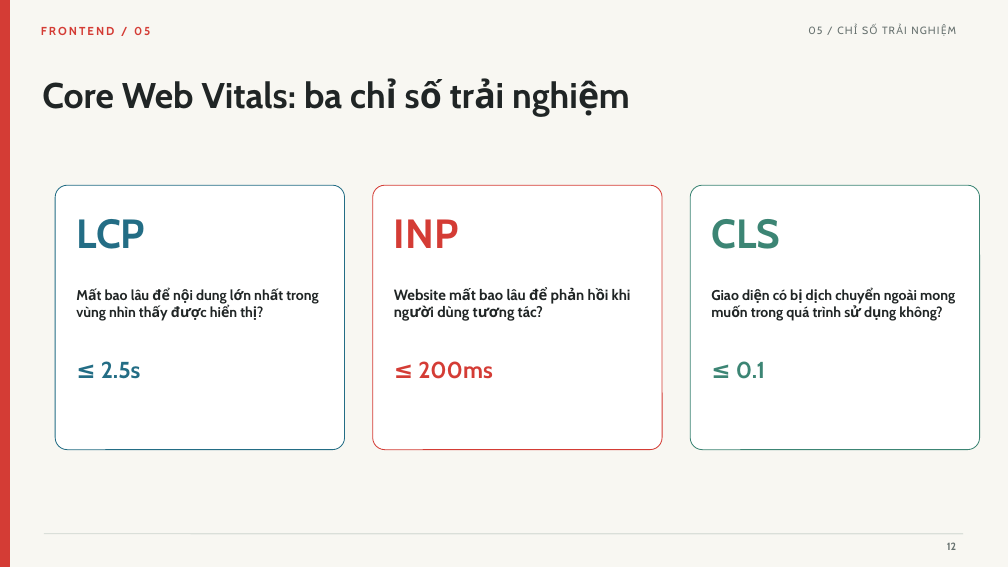
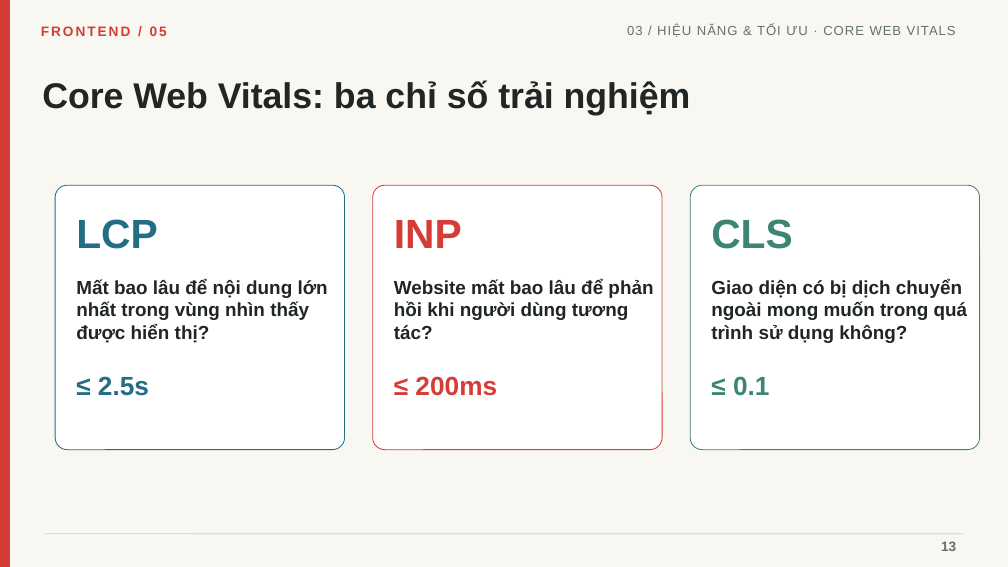
Before and after one commit to linhtn-spec/seminar-nextjs, a slide deck: slide 13 of Seminar_05_Frontend_Roadmap_Tieng_Viet_Da_Chinh_Sua.pptx (slide 12 before the commit). Drawn at 1008x567 pixels with LibreOffice and Linux fonts; fonts in the diff are those of the drawing. Boxes give left, top, right and bottom in pixels: in the first picture for what was removed or moved away, otherwise in the second. Text is boxed around its words. In the diff, an @@ line names an element or a change of style, - is before the commit and + after.

```diff
--- a/Seminar_05_Frontend_Roadmap_Tieng_Viet_Da_Chinh_Sua.pptx
+++ b/Seminar_05_Frontend_Roadmap_Tieng_Viet_Da_Chinh_Sua.pptx
@@ text "FRONTEND / 05" at box(41, 26, 167, 36): size 11 to 13 pt, font Cabin to Arial @@
@@ text added at box(627, 25, 956, 37), 12.5 pt, text #66706E @@
+03 / HIỆU NĂNG & TỐI ƯU · CORE WEB VITALS
@@ text removed at box(808, 26, 822, 34) @@
-05 / CHỈ SỐ TRẢI NGHIỆM
@@ font Cabin to Arial in 4 elements at box(42, 80, 691, 115), box(76, 219, 157, 249), box(394, 220, 462, 248), box(711, 219, 792, 249) @@
@@ text "Mất bao lâu để nội ...": place and size @@
-text "Mất bao lâu để nội ..." at box(76, 287, 318, 321)
+text "Mất bao lâu để nội ..." at box(76, 279, 328, 343)
@@ text "Mất bao lâu để nội ..." at box(76, 279, 328, 343): size 13.5 to 18 pt, font Cabin to Arial @@
@@ text "Website mất bao lâu để ...": place and size @@
-text "Website mất bao lâu để ..." at box(394, 287, 631, 321)
+text "Website mất bao lâu để ..." at box(394, 279, 653, 339)
@@ text "Website mất bao lâu để ..." at box(394, 279, 653, 339): size 14.1 to 18 pt, font Cabin to Arial @@
@@ text "Giao diện có bị dịch ..." at box(711, 279, 968, 343): size 13.5 to 18 pt, font Cabin to Arial @@
@@ text "Giao diện có bị dịch ...": place and size @@
-text "Giao diện có bị dịch ..." at box(711, 289, 955, 321)
+text "Giao diện có bị dịch ..." at box(711, 279, 968, 343)
@@ text "≤ 2.5s": place and size @@
-text "≤ 2.5s" at box(101, 361, 141, 379)
+text "≤ 2.5s" at box(98, 376, 149, 396)
@@ text "≤ 200ms": place and size @@
-text "≤ 200ms" at box(418, 361, 492, 379)
+text "≤ 200ms" at box(415, 376, 497, 396)
@@ size 22 to 25 pt, font Cabin to Arial in 3 elements at box(98, 376, 149, 396), box(415, 376, 497, 396), box(733, 376, 769, 396) @@
@@ text "≤ 0.1": place and size @@
-text "≤ 0.1" at box(736, 361, 765, 379)
+text "≤ 0.1" at box(733, 376, 769, 396)
@@ text added at box(941, 541, 956, 551), 13 pt, text #66706E, bold @@
+13
@@ text removed at box(947, 542, 956, 550) @@
-12
```
Also in this commit, not shown: 23 other slides changed, 3 slides added, 6 other files.
